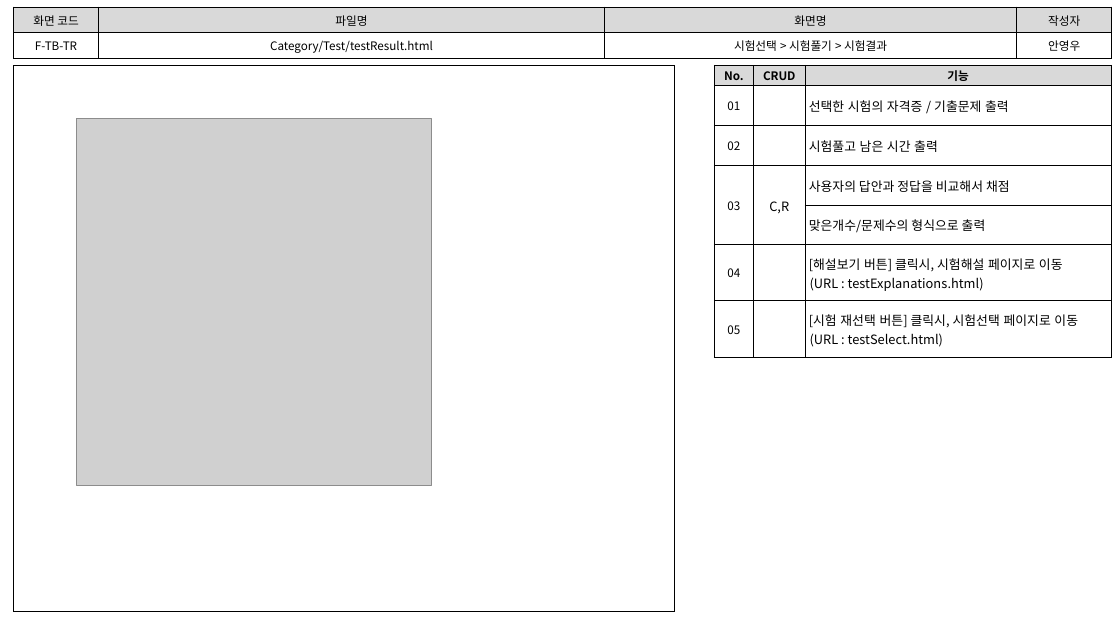
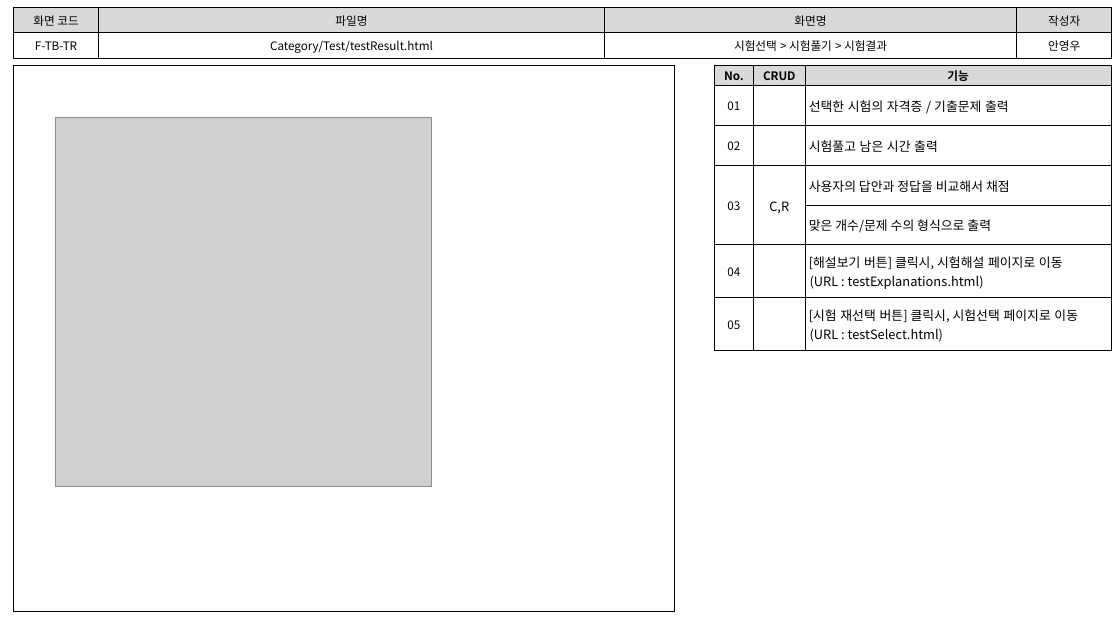
Before and after one commit to index506/cosmo6th_3thGroup, a slide deck: slide 8 of Text/02.화면설계도/3th_Project_화면 설계도(6기_안영우).pptx. Drawn at 1120x630 pixels with LibreOffice and Linux fonts; fonts in the diff are those of the drawing; grey boxes stand for pictures. Boxes give left, top, right and bottom in pixels: in the first picture for what was removed or moved away, otherwise in the second. Text is boxed around its words. In the diff, an @@ line names an element or a change of style, - is before the commit and + after.

```diff
--- a/Text/02.화면설계도/3th_Project_화면 설계도(6기_안영우).pptx
+++ b/Text/02.화면설계도/3th_Project_화면 설계도(6기_안영우).pptx
@@ table at (714, 66, 1111, 350) @@
-row 5, column 3: 맞은개수/문제수의 형식으로 출력
+row 5, column 3: 맞은 개수/문제 수의 형식으로 출력
@@ picture: place and size @@
-picture at (76, 118, 431, 485)
+picture at (55, 118, 432, 486)
```
Also in this commit, not shown: 8 other slides changed, 2 slides removed, 1 other file.
